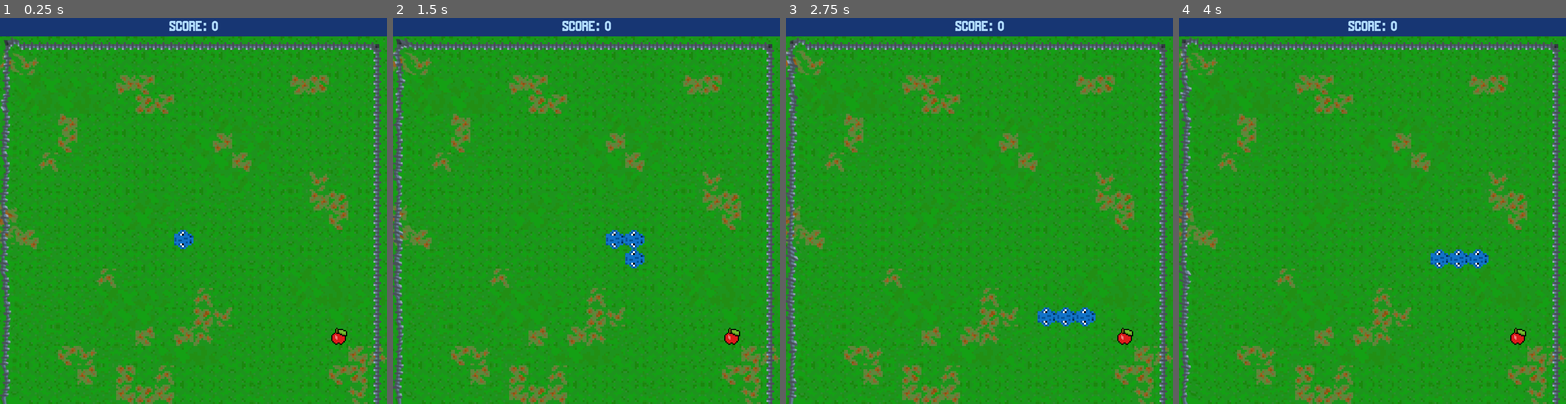
Above: before the commit, frames 1-4 (left to right).
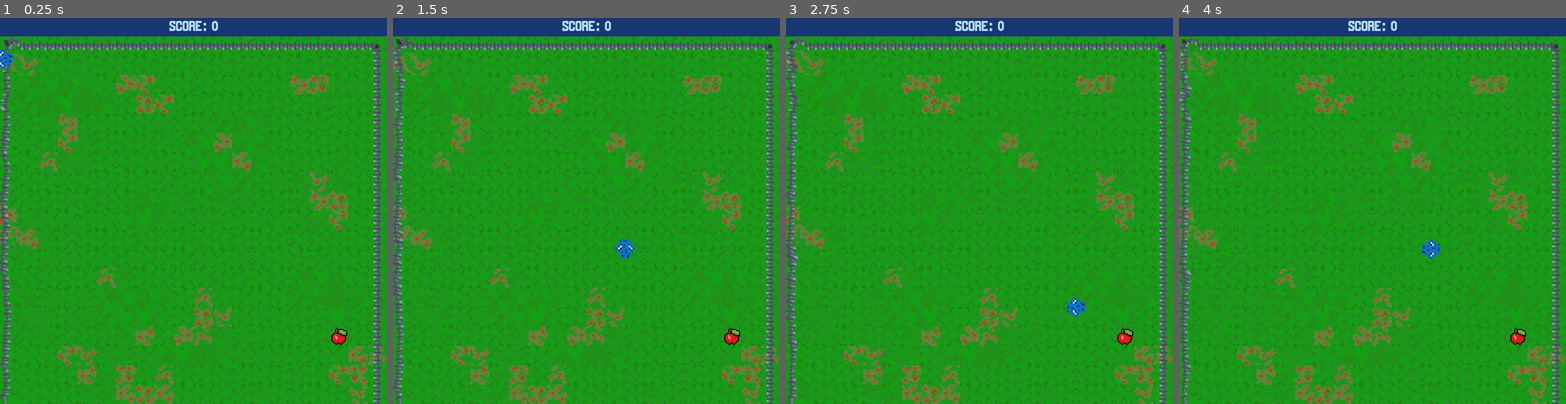
Above: after the commit, the same moments.

Repository: CS196Illinois/Group4-FA23
Game: Godot game, scene res://scenes/main.tscn
Two runs of this game, one before a commit and one after it. Both use one fixed random seed, a clock stepped at 60 frames per second and the inputs below. The engine's default icon, where the game draws it, is replaced by a stand-in: a white triangle on a blue panel in a dark square.
Inputs:
- Up to frame 1 (0.25 s): no input
- Up to frame 2 (1.5 s): hold D (move_right) 0.53-1.28 s; hold S (move_down) from 1.28 s (still down)
- Up to frame 3 (2.75 s): release S (move_down) at 2.03 s; hold D (move_right) from 2.03 s (still down)
- Up to frame 4 (4 s): release D (move_right) at 2.78 s; hold W (move_up) 2.78-3.53 s; hold A (move_left) from 3.53 s (still down)

The runs differ from the first frame. In frame 1, 0.3% of the frame differs, in the area x 0-50%, y 8-60%; in frame 2, 0.6%; in frame 3, 0.7%; in frame 4, 0.7%, in the area x 62-80%, y 57-65%.

Commit message:
Snake Body works properly now

Diff:
--- /dev/null
+++ b/body.gd
@@ -0,0 +1,14 @@
+extends Sprite2D
+var currentdirection=Vector2.ZERO
+var directionArray=[]
+var positionArray=[]
+func _process(delta):
+	position+=currentdirection*2
+	if directionArray.size()>0:
+		if position*currentdirection==positionArray[0]*currentdirection:
+			currentdirection = directionArray[0]
+			directionArray.pop_front()
+			positionArray.pop_front()
+func addtoTail(pos,dir):
+	positionArray.append(pos)
+	directionArray.append(dir)
--- /dev/null
+++ b/body.tscn
@@ -0,0 +1,19 @@
+[gd_scene load_steps=4 format=3 uid="uid://b6q8xvdcpvll6"]
+
+[ext_resource type="Texture2D" uid="uid://4q3uwetk4ex3" path="res://Project/5 sin título_20231025164403.png" id="1_kmujg"]
+[ext_resource type="Script" path="res://body.gd" id="2_kxw0q"]
+
+[sub_resource type="RectangleShape2D" id="RectangleShape2D_0l21h"]
+size = Vector2(183, 104)
+
+[node name="body" type="Sprite2D"]
+position = Vector2(26, -21)
+scale = Vector2(0.619565, 0.603774)
+texture = ExtResource("1_kmujg")
+script = ExtResource("2_kxw0q")
+
+[node name="Area2D" type="Area2D" parent="."]
+
+[node name="CollisionShape2D" type="CollisionShape2D" parent="Area2D"]
+position = Vector2(1.61404, -1.65625)
+shape = SubResource("RectangleShape2D_0l21h")
--- /dev/null
+++ b/scenes/Food.gd
@@ -0,0 +1,6 @@
+extends Sprite2D
+func _on_Area2D_area_shape_entered(area_is, area, area_shape, local_shape):
+	if area.get_parent().name=="head":
+		find_parent("main").get_node("snake").addtail()
+		queue_free()
+	pass
--- /dev/null
+++ b/scenes/body.tscn
@@ -0,0 +1,20 @@
+[gd_scene load_steps=4 format=3 uid="uid://ck63erktfdmi6"]
+
+[ext_resource type="Texture2D" uid="uid://4q3uwetk4ex3" path="res://Project/5 sin título_20231025164403.png" id="1_biofw"]
+[ext_resource type="Script" path="res://body.gd" id="2_35m7u"]
+
+[sub_resource type="RectangleShape2D" id="RectangleShape2D_0l21h"]
+size = Vector2(93.5269, 104.568)
+
+[node name="body" type="Sprite2D"]
+position = Vector2(18, -26)
+scale = Vector2(0.358186, 0.349057)
+texture = ExtResource("1_biofw")
+hframes = 2
+script = ExtResource("2_35m7u")
+
+[node name="Area2D" type="Area2D" parent="."]
+
+[node name="CollisionShape2D" type="CollisionShape2D" parent="Area2D"]
+position = Vector2(0, -0.716217)
+shape = SubResource("RectangleShape2D_0l21h")
--- /dev/null
+++ b/scenes/head.gd
@@ -0,0 +1 @@
+extends Node2D
--- /dev/null
+++ b/scenes/head.tscn
@@ -0,0 +1,19 @@
+[gd_scene load_steps=3 format=3 uid="uid://dl1edwake2lg4"]
+
+[ext_resource type="Texture2D" uid="uid://chw7fum0bjrop" path="res://Project/Head.png" id="1_8mdq5"]
+
+[sub_resource type="RectangleShape2D" id="RectangleShape2D_sylp7"]
+size = Vector2(177.99, 192.494)
+
+[node name="Head" type="Sprite2D"]
+position = Vector2(24, -2)
+scale = Vector2(0.263022, 0.263022)
+texture = ExtResource("1_8mdq5")
+
+[node name="Area2D" type="Area2D" parent="."]
+position = Vector2(117.861, -38.0196)
+rotation = -1.5708
+
+[node name="CollisionShape2D" type="CollisionShape2D" parent="Area2D"]
+position = Vector2(-36.4695, -114.059)
+shape = SubResource("RectangleShape2D_sylp7")
--- a/scenes/main.gd
+++ b/scenes/main.gd
@@ -1,6 +1,9 @@
 extends Node
 
 @export var snake_scene: PackedScene
+@export var snBody = preload("res://scenes/body.tscn")
+var SnakeSegment
+var body
 
 # game variables
 var score := 0
@@ -53,15 +56,19 @@
 	snake_data.clear()
 	snake.clear()
 	#starting with the start_pos, create tail segments vertically down
-	for i in range(3):
-		add_segment(start_pos + down)
+	for i in range(1):
+		snake_data.append(start_pos + down)
+		SnakeSegment = snake_scene.instantiate()
+		SnakeSegment.position = (start_pos + down * cell_size) + Vector2(0, cell_size)
+		add_child(SnakeSegment)
+		snake.append(SnakeSegment)
 
 func add_segment(pos):
 	snake_data.append(pos)
-	var SnakeSegment = snake_scene.instantiate()
-	SnakeSegment.position = (pos * cell_size) + Vector2(0, cell_size)
-	add_child(SnakeSegment)
-	snake.append(SnakeSegment)
+	body = snBody.instantiate()
+	body.position = (pos * cell_size) + Vector2(0, cell_size)
+	add_child(body)
+	snake.append(body)
 
 # Called every frame. 'delta' is the elapsed time since the previous frame.
 func _process(delta):
@@ -71,25 +78,31 @@
 	if can_move:
 		#update mvmt from key press
 		if Input.is_action_just_pressed("move_down") and move_direction != up:
+			SnakeSegment.rotation_degrees=90
 			move_direction = down
 			can_move = false
 			if (game_started == false):
 				start_game()
 		if Input.is_action_just_pressed("move_up") and move_direction != down:
+			SnakeSegment.rotation_degrees=-90
 			move_direction = up
 			can_move = false
 			if (game_started == false):
 				start_game()
+
 		if Input.is_action_just_pressed("move_left") and move_direction != right:
+			SnakeSegment.rotation_degrees=-180
 			move_direction = left
 			can_move = false
 			if (game_started == false):
 				start_game()
 		if Input.is_action_just_pressed("move_right") and move_direction != left:
+			SnakeSegment.rotation_degrees=0
 			move_direction = right
 			can_move = false
 			if (game_started == false):
 				start_game()
+
 
 func start_game():
 	game_started = true
@@ -113,7 +126,7 @@
 	check_food_eaten()
 
 func check_out_of_bounds():
-	if snake_data[0].x < 2 or snake_data[0].x > cells - 2 or snake_data[0].y < 1 or snake_data[0].y > cells - 2:
+	if snake_data[0].x < 1 or snake_data[0].x > cells - 1 or snake_data[0].y < 1 or snake_data[0].y > cells - 1:
 		end_game()
 
 func check_self_eaten():
@@ -143,6 +156,8 @@
 	regen_food = true
 
 func end_game():
+	snake.clear()
+	old_data.clear()
 	twoDTheme.stop()
 	$GameOverMenu.show()
 	$MoveTimer.stop()
@@ -150,4 +165,6 @@
 	get_tree().paused = true
 
 func _on_game_over_menu_restart():
+	snake.clear()
+	score = 0
 	new_game()
--- /dev/null
+++ b/scenes/snakeNew.gd
@@ -0,0 +1,10 @@
+extends CharacterBody2D
+@export var speed: int = 1000
+
+func handleInput():
+	var moveDirection = Input.get_vector("move_left", "move_right","move_up","move_down")
+	velocity = moveDirection*speed
+
+func _physics_process(delta):
+	handleInput()
+	move_and_slide()
--- /dev/null
+++ b/scenes/snakeNew.tscn
@@ -0,0 +1,56 @@
+[gd_scene load_steps=6 format=3 uid="uid://qv54bkwwu4q5"]
+
+[ext_resource type="Script" path="res://scenes/snakeNew.gd" id="1_73fvo"]
+[ext_resource type="Texture2D" uid="uid://bdtpatuv2rkn2" path="res://assets/New Piskel (2).png" id="2_u123i"]
+
+[sub_resource type="Animation" id="Animation_2ujt8"]
+length = 0.001
+tracks/0/type = "value"
+tracks/0/imported = false
+tracks/0/enabled = true
+tracks/0/path = NodePath("Sprite2D:frame_coords")
+tracks/0/interp = 1
+tracks/0/loop_wrap = true
+tracks/0/keys = {
+"times": PackedFloat32Array(0),
+"transitions": PackedFloat32Array(1),
+"update": 1,
+"values": [Vector2i(0, 0)]
+}
+
+[sub_resource type="Animation" id="Animation_2uril"]
+resource_name = "turn up"
+step = 0.2
+tracks/0/type = "value"
+tracks/0/imported = false
+tracks/0/enabled = true
+tracks/0/path = NodePath("Sprite2D:frame_coords")
+tracks/0/interp = 1
+tracks/0/loop_wrap = true
+tracks/0/keys = {
+"times": PackedFloat32Array(0, 0.2),
+"transitions": PackedFloat32Array(1, 1),
+"update": 1,
+"values": [Vector2i(0, 0), Vector2i(0, 0)]
+}
+
+[sub_resource type="AnimationLibrary" id="AnimationLibrary_4veps"]
+_data = {
+"RESET": SubResource("Animation_2ujt8"),
+"turn up": SubResource("Animation_2uril")
+}
+
+[node name="Snake" type="CharacterBody2D"]
+script = ExtResource("1_73fvo")
+
+[node name="Sprite2D" type="Sprite2D" parent="."]
+position = Vector2(396.328, 304.328)
+scale = Vector2(0.678407, 0.678407)
+texture = ExtResource("2_u123i")
+hframes = 4
+vframes = 4
+
+[node name="AnimationPlayer" type="AnimationPlayer" parent="."]
+libraries = {
+"": SubResource("AnimationLibrary_4veps")
+}
--- /dev/null
+++ b/scenes/testworld.tscn
@@ -0,0 +1,7 @@
+[gd_scene load_steps=2 format=3 uid="uid://sflmnrfnrri2"]
+
+[ext_resource type="PackedScene" uid="uid://qv54bkwwu4q5" path="res://scenes/snakeNew.tscn" id="1_mw12p"]
+
+[node name="testworld" type="Node2D"]
+
+[node name="Snake" parent="." instance=ExtResource("1_mw12p")]
Binary file added: Project/5 sin título_20231025164403.png
Not shown, added: Project/5 sin título_20231025164403.png.import
Binary file added: Project/Head.png
Not shown, added: Project/Head.png.import
Binary file added: assets/Head.png
Not shown, added: assets/Head.png.import
Binary file added: assets/New Piskel (2).png
Not shown, added: assets/New Piskel (2).png.import
Not shown, added: assets/Sound/BackroomsSnake_2DTheme.mp3.import
Not shown, added: assets/Sound/BackroomsSnake_BossThemeDemo.mp3.import
Not shown, added: assets/Sound/BackroomsSnake_LiminalThemeDemo.mp3.import
